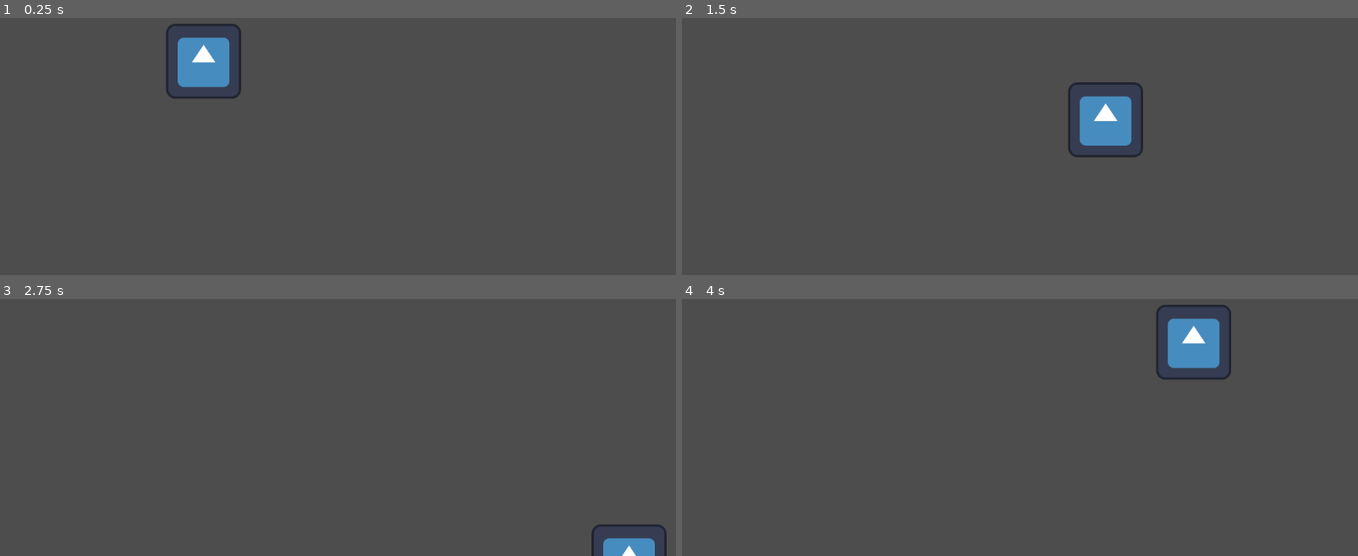
Above: before the commit, frames 1-4 (two rows, left to right).
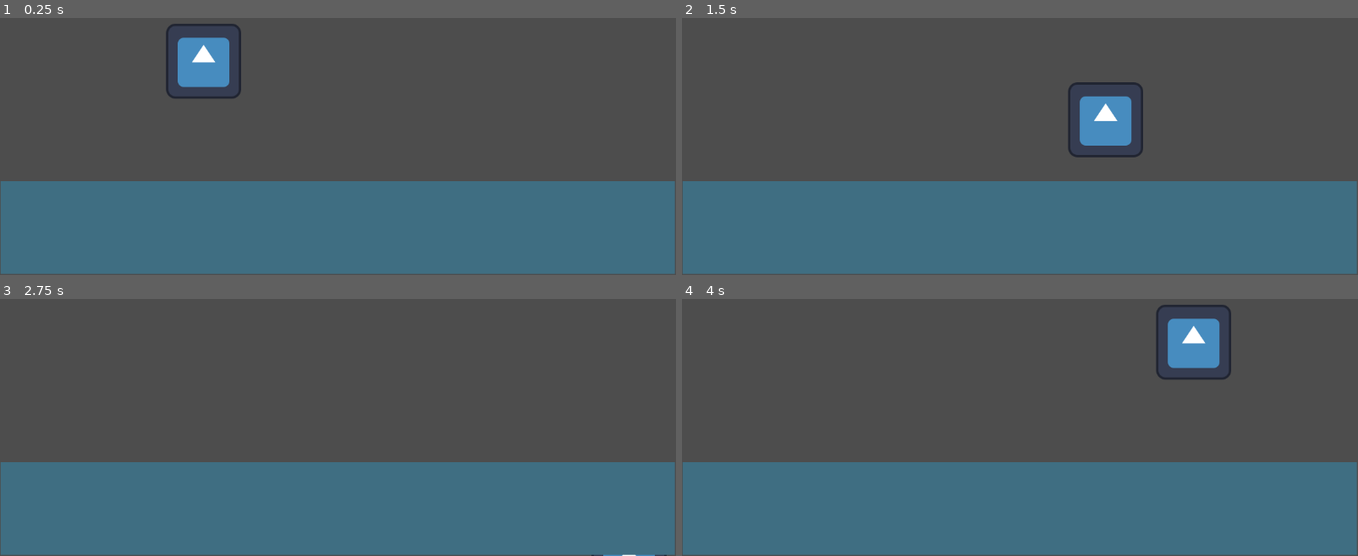
Above: after the commit, the same moments.

Repository: CodeGurke/Working-Title
Game: Godot game, scene res://src/scenes/main.tscn
The game is run twice, just before and just after one commit, with the same random seed, the same clock (stepped at 60 frames per second) and the same inputs. The engine's default icon, where the game draws it, is replaced by a stand-in: a white triangle on a blue panel in a dark square.
Inputs:
- Up to frame 1 (0.25 s): no input
- Up to frame 2 (1.5 s): tap Enter at 0.5 s; hold D (move_right) 0.53-1.28 s; hold S (move_down) from 1.28 s (still down)
- Up to frame 3 (2.75 s): release S (move_down) at 2.03 s; hold D (move_right) from 2.03 s (still down)
- Up to frame 4 (4 s): release D (move_right) at 2.78 s; hold W (move_up) 2.78-3.53 s; hold A (move_left) from 3.53 s (still down)

The runs differ from the first frame. In frame 1, 36% of the frame differs, in the area x 0-100%, y 63-100%; in frame 2, 36%; in frame 3, 36%; in frame 4, 36%.

Commit message:
Arbeit an Bewegung

Diff:
--- a/working-title/src/player/player.tscn
+++ b/working-title/src/player/player.tscn
@@ -1,18 +1,20 @@
-[gd_scene load_steps=4 format=3 uid="uid://c8vyybnfvcs4g"]
+[gd_scene load_steps=5 format=3 uid="uid://c8vyybnfvcs4g"]
 
 [ext_resource type="Texture2D" uid="uid://bdwp48ca7i8wk" path="res://icon.svg" id="1_e5dn1"]
 [ext_resource type="Script" path="res://src/player/player.gd" id="1_njt6n"]
+[ext_resource type="Script" path="res://src/state-machine/state-machine.gd" id="3_wncy2"]
 
 [sub_resource type="RectangleShape2D" id="RectangleShape2D_3u2o5"]
 size = Vector2(118, 120)
 
-[node name="Player" type="CharacterBody2D"]
+[node name="player" type="CharacterBody2D"]
 script = ExtResource("1_njt6n")
 
-[node name="Sprite2D" type="Sprite2D" parent="."]
+[node name="sprite" type="Sprite2D" parent="."]
 texture = ExtResource("1_e5dn1")
 
-[node name="CollisionShape2D" type="CollisionShape2D" parent="."]
+[node name="hitbox" type="CollisionShape2D" parent="."]
 shape = SubResource("RectangleShape2D_3u2o5")
 
-[node name="Test" type="Node" parent="."]
+[node name="player-controller" type="Node" parent="."]
+script = ExtResource("3_wncy2")
--- a/working-title/src/scenes/main.tscn
+++ b/working-title/src/scenes/main.tscn
@@ -1,8 +1,24 @@
-[gd_scene load_steps=2 format=3 uid="uid://57qpw253oheg"]
+[gd_scene load_steps=3 format=3 uid="uid://57qpw253oheg"]
 
 [ext_resource type="PackedScene" uid="uid://c8vyybnfvcs4g" path="res://src/player/player.tscn" id="1_b7yiy"]
 
+[sub_resource type="RectangleShape2D" id="RectangleShape2D_1j5xg"]
+size = Vector2(1153.5, 158.5)
+
 [node name="main" type="Node"]
 
-[node name="Player" parent="." instance=ExtResource("1_b7yiy")]
+[node name="player" parent="." instance=ExtResource("1_b7yiy")]
 position = Vector2(347, 283)
+
+[node name="Area2D" type="Area2D" parent="."]
+
+[node name="CollisionShape2D" type="CollisionShape2D" parent="Area2D"]
+position = Vector2(577.25, 568.25)
+shape = SubResource("RectangleShape2D_1j5xg")
+
+[node name="ColorRect" type="ColorRect" parent="Area2D"]
+offset_left = 1.0
+offset_top = 488.0
+offset_right = 1150.0
+offset_bottom = 646.0
+color = Color(0.248408, 0.433118, 0.511045, 1)
